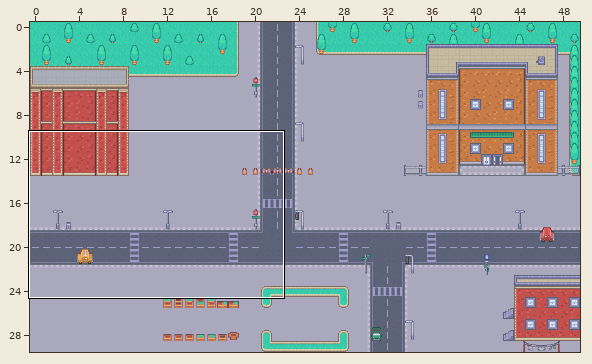
Tiled map (JSON), stored at public/maps/city.tmj. The first picture is a wide view before the edit; the outline marks the close-up.
Close-up. First the earlier version:
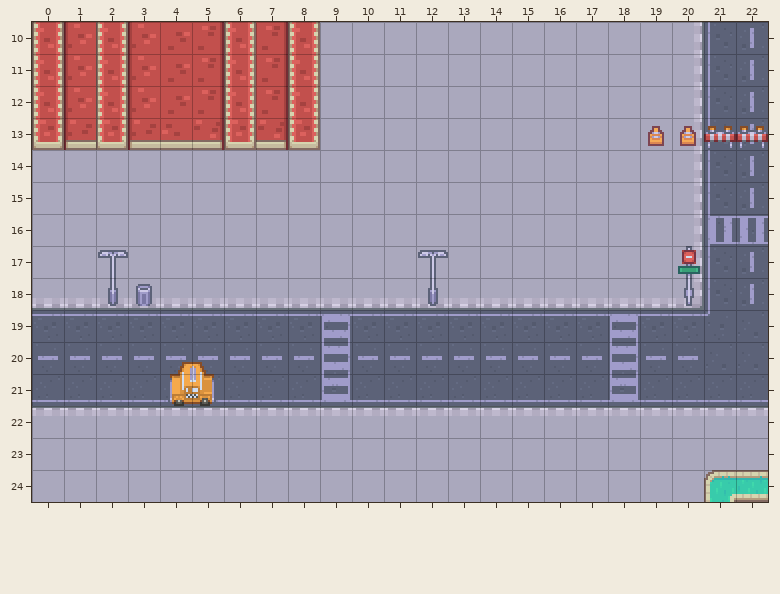
Cells are 16x16 px. Shown: x 0..22, y 10..24. The commit also changed other parts of the map, which this record leaves out. Not drawn, because the pictures are missing: unchanged layers "банк/банк детали", "банк/банк здание", "биржа/биржа детали", "биржа/биржа здание", "магазин/забор", "магазин/магазин детали", "магазин/магазин здание", "налоговая/налоговая детали", "новости/новости", "новости/скамейка", "парк/деревья скамейки".
After the commit:
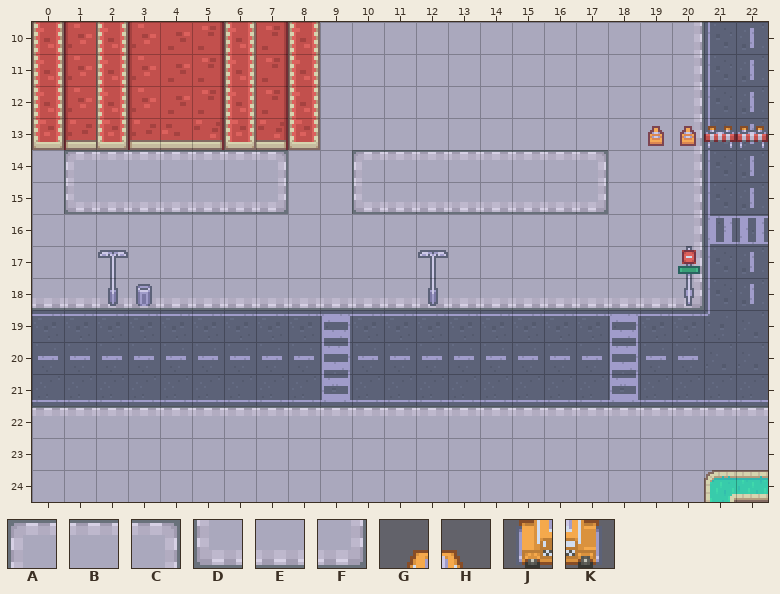
Key: from "tilemap_packed": A 8, B 9, C 10, D 62, E 63, F 64, G 396, H 397, J 423, K 424.
_ is an empty cell, . an unchanged one.
Difference:
--- layer "асфальт"
@@ x 1..17 @@
-14 _______..________
-15 _______..________
+14 ABBBBBC..ABBBBBBC
+15 DEEEEEF..DEEEEEEF
--- layer "декор улицы"
@@ x 4..5 @@
-20 GH
-21 JK
+20 __
+21 __
Changed places in both close-ups, as pixel boxes (x1, y1, x2, y2):
added: (64, 150, 288, 214)
added: (352, 150, 608, 214)
removed: (168, 362, 216, 406)
